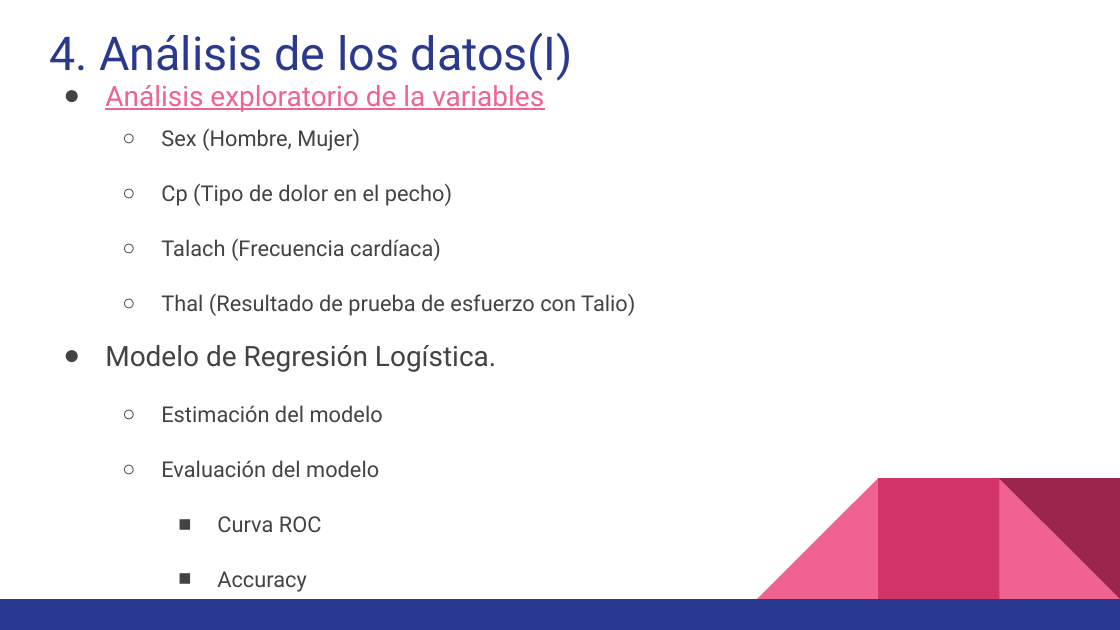
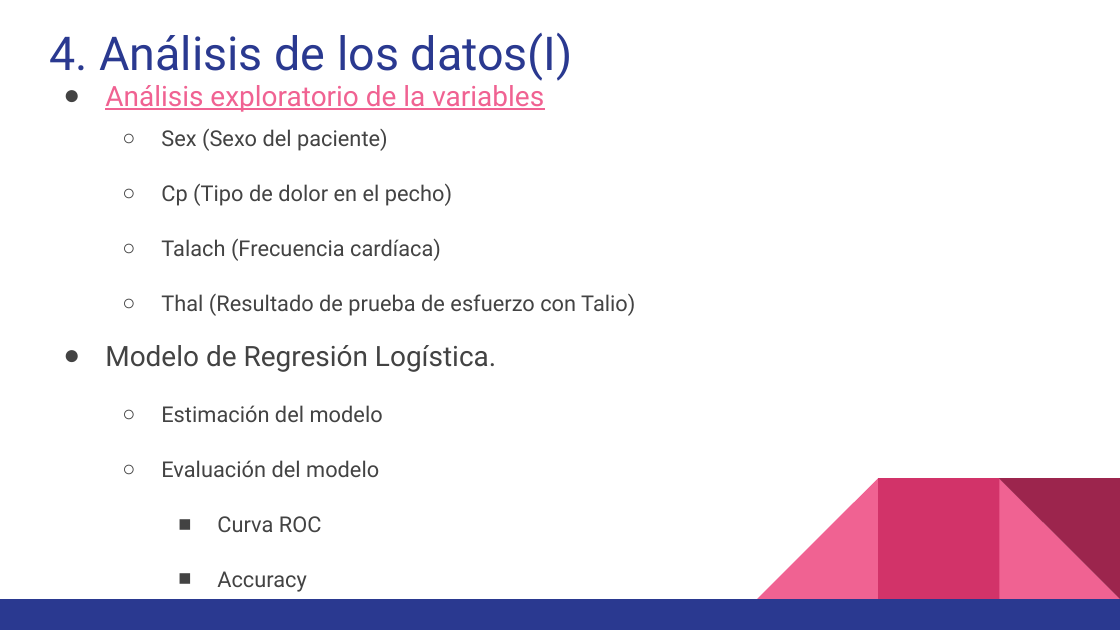
Before and after one commit to rafaeloga/pra2_tipologia, a slide deck: slide 7 of DC_presentacion.pptx. Drawn at 1120x630 pixels with LibreOffice and Linux fonts; fonts in the diff are those of the drawing. Boxes give left, top, right and bottom in pixels: in the first picture for what was removed or moved away, otherwise in the second. Text is boxed around its words. In the diff, an @@ line names an element or a change of style, - is before the commit and + after.

```diff
--- a/DC_presentacion.pptx
+++ b/DC_presentacion.pptx
@@ text at (161,129,388,151): text changed @@
-  ○ Sex (Hombre, Mujer)
+  ○ Sex (Sexo del paciente)
```
Also in this commit, not shown: 4 other slides changed, 1 other file.
